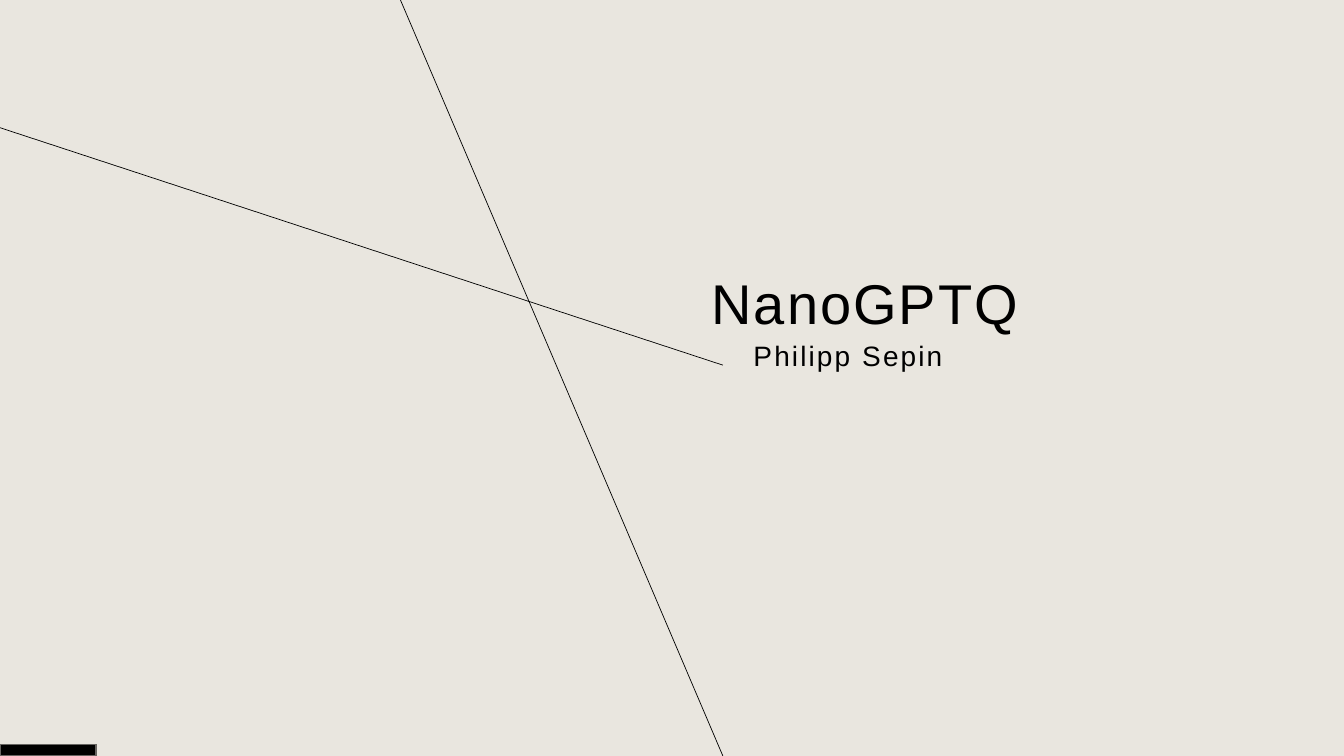
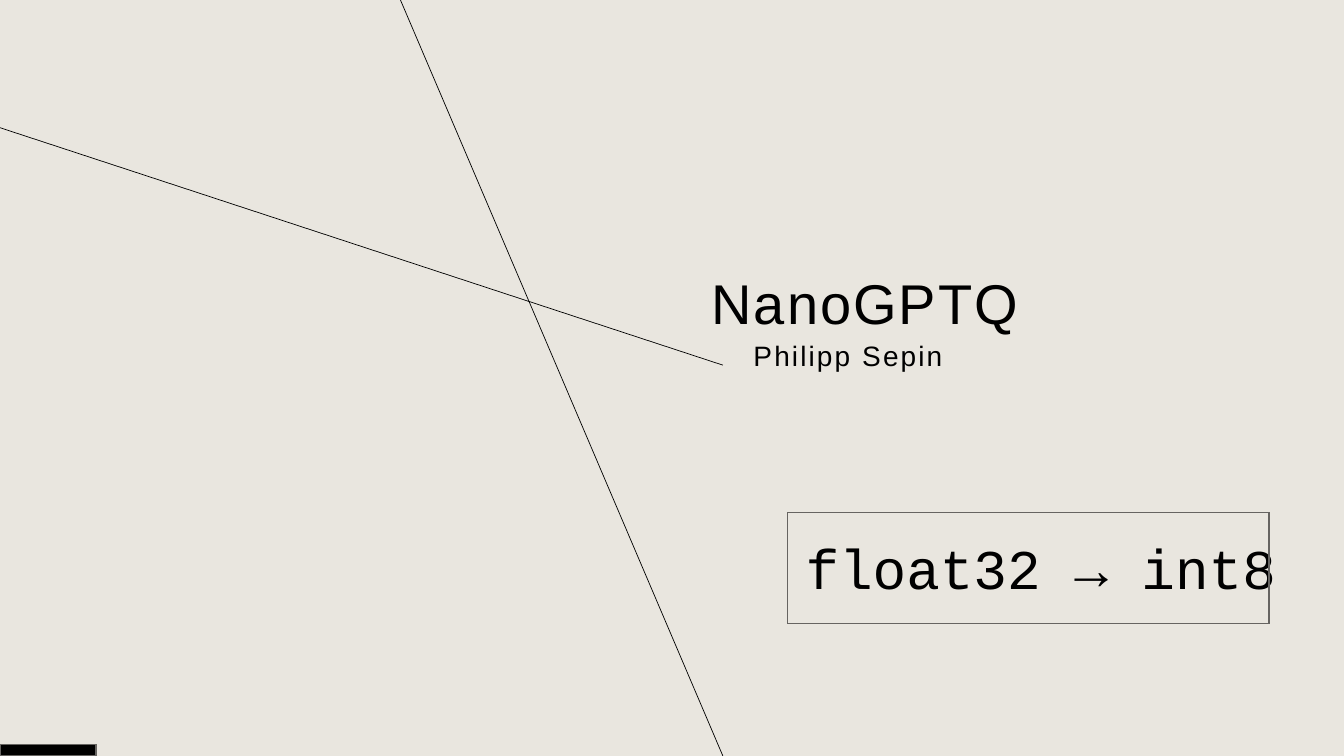
Before and after one commit to p0017/11918494_nanoGPTQ, a slide deck: slide 1 of report/presentation_without_macros.pptx. Drawn at 1344x756 pixels with LibreOffice and Linux fonts; fonts in the diff are those of the drawing. Boxes give left, top, right and bottom in pixels: in the first picture for what was removed or moved away, otherwise in the second. Text is boxed around its words. In the diff, an @@ line names an element or a change of style, - is before the commit and + after.

```diff
--- a/report/presentation_without_macros.pptx
+++ b/report/presentation_without_macros.pptx
@@ rectangle added at bbox=[787, 512, 1269, 624], outline #666562 0.85 pt @@
@@ text added at bbox=[806, 549, 1275, 604], 40 pt, text #000000 @@
+float32 → int8
```
Also in this commit, not shown: 5 other slides changed, 1 other file.
